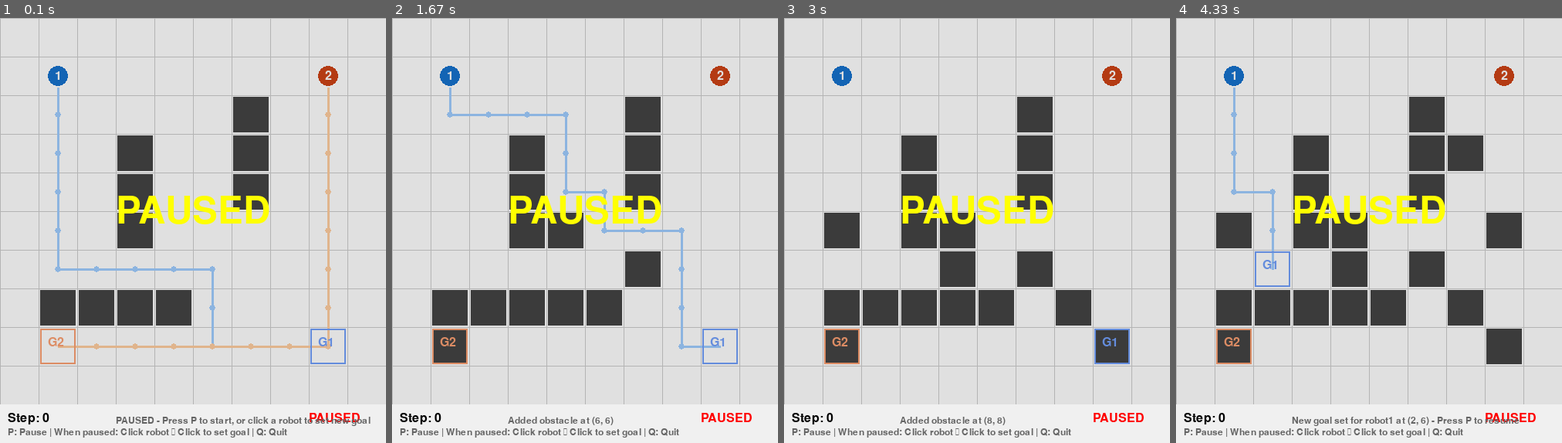
Above: before the commit, frames 1-4 (left to right).
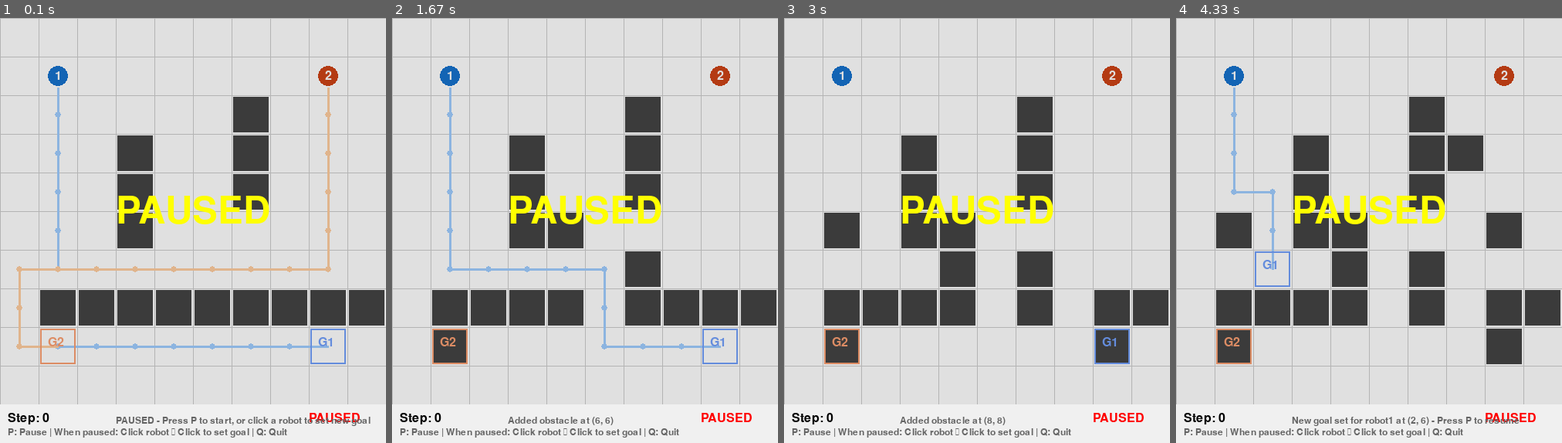
Above: after the commit, the same moments.

Repository: jzender12/multi-robot-d-star-lite
Game: pygame game, started from main.py
Same seed, same stepped clock (60 frames per second), same inputs: the game is played once before the commit and once after it.
Inputs (mouse positions are in pixels of both pictures, inside the frame that each line leads up to):
- Up to frame 1 (0.1 s): no input
- Up to frame 2 (1.67 s): click (569, 247) at 0.38 s; click (623, 324) at 0.72 s; click (465, 328) at 1.05 s; click (631, 268) at 1.38 s
- Up to frame 3 (3 s): click (838, 217) at 1.72 s; click (977, 281) at 2.05 s; click (1077, 298) at 2.38 s; click (1112, 341) at 2.72 s
- Up to frame 4 (4.33 s): click (1488, 222) at 3.05 s; click (1450, 154) at 3.38 s; click (1253, 90) at 3.72 s; click (1260, 277) at 4.05 s

The runs differ from the first frame. In frame 1, 5.1% of the frame differs, in the area x 4-100%, y 58-78%; in frame 2, 5.2%, in the area x 14-100%, y 22-78%; in frame 3, 3.8%; in frame 4, 3.8%.

Commit message:
Add complete replan logic for no_path_exists case to escape local minima
- When D* Lite returns no_path_exists, reinitialize planner and try again
- Helps escape local minima that can occur with incremental replanning
- Only applies to no_path_exists case, not other failure modes
- Adds diagnostic logging to track when replanning helps

Diff:
--- a/main.py
+++ b/main.py
@@ -22,12 +22,18 @@
     print("Initializing 10x10 grid world...")
     world = GridWorld(10, 10)
 
-    # Add some initial obstacles to make it interesting
-    # Create a small maze-like environment
+    # Add obstacles based on the specified configuration
+    # Based on the grid:
+    # Row 2 (y=2): obstacle at column 6 (x=6)
+    # Row 3-4 (y=3,4): obstacles at column 3 and 6
+    # Row 5 (y=5): obstacle at column 3
+    # Row 7 (y=7): full horizontal wall from column 1-9
     obstacles = [
-        (3, 3), (3, 4), (3, 5),  # Vertical wall
-        (6, 2), (6, 3), (6, 4),  # Another vertical wall
-        (1, 7), (2, 7), (3, 7), (4, 7),  # Horizontal wall
+        # Vertical walls
+        (6, 2), (6, 3), (6, 4),  # Right vertical wall
+        (3, 3), (3, 4), (3, 5),  # Left vertical wall
+        # Horizontal wall at row 7 (complete line)
+        (1, 7), (2, 7), (3, 7), (4, 7), (5, 7), (6, 7), (7, 7), (8, 7), (9, 7),
     ]
 
     for x, y in obstacles:
@@ -37,11 +43,11 @@
     print("Initializing multi-agent coordinator...")
     coordinator = MultiAgentCoordinator(world)
 
-    # Add two robots with different start/goal positions
-    # Robot 1: Top-left to bottom-right
+    # Add two robots with the specified positions from the grid
+    # Robot 1: Start at (1, 1) marked as "1", Goal at (8, 8) marked as "A"
     coordinator.add_robot("robot1", start=(1, 1), goal=(8, 8))
 
-    # Robot 2: Top-right to bottom-left
+    # Robot 2: Start at (8, 1) marked as "2", Goal at (1, 8) marked as "B"
     coordinator.add_robot("robot2", start=(8, 1), goal=(1, 8))
 
     # Initial path computation
--- a/multi_robot_d_star_lite/__main__.py
+++ b/multi_robot_d_star_lite/__main__.py
@@ -23,12 +23,18 @@
     print("Initializing 10x10 grid world...")
     world = GridWorld(10, 10)
 
-    # Add some initial obstacles to make it interesting
-    # Create a small maze-like environment
+    # Add obstacles based on the specified configuration
+    # Based on the grid:
+    # Row 2 (y=2): obstacle at column 6 (x=6)
+    # Row 3-4 (y=3,4): obstacles at column 3 and 6
+    # Row 5 (y=5): obstacle at column 3
+    # Row 7 (y=7): full horizontal wall from column 1-9
     obstacles = [
-        (3, 3), (3, 4), (3, 5),  # Vertical wall
-        (6, 2), (6, 3), (6, 4),  # Another vertical wall
-        (1, 7), (2, 7), (3, 7), (4, 7),  # Horizontal wall
+        # Vertical walls
+        (6, 2), (6, 3), (6, 4),  # Right vertical wall
+        (3, 3), (3, 4), (3, 5),  # Left vertical wall
+        # Horizontal wall at row 7 (complete line)
+        (1, 7), (2, 7), (3, 7), (4, 7), (5, 7), (6, 7), (7, 7), (8, 7), (9, 7),
     ]
 
     for x, y in obstacles:
@@ -38,11 +44,11 @@
     print("Initializing multi-agent coordinator...")
     coordinator = MultiAgentCoordinator(world)
 
-    # Add two robots with different start/goal positions
-    # Robot 1: Top-left to bottom-right
+    # Add two robots with the specified positions from the grid
+    # Robot 1: Start at (1, 1) marked as "1", Goal at (8, 8) marked as "A"
     coordinator.add_robot("robot1", start=(1, 1), goal=(8, 8))
 
-    # Robot 2: Top-right to bottom-left
+    # Robot 2: Start at (8, 1) marked as "2", Goal at (1, 8) marked as "B"
     coordinator.add_robot("robot2", start=(8, 1), goal=(1, 8))
 
     # Initial path computation
--- a/multi_robot_d_star_lite/coordinator.py
+++ b/multi_robot_d_star_lite/coordinator.py
@@ -133,6 +133,21 @@
 
             # Recompute path
             success, reason = planner.compute_shortest_path()
+
+            # If no_path_exists, try a complete replan from scratch to escape local minima
+            if not success and reason == "no_path_exists (goal unreachable)":
+                print(f"Robot {robot_id}: no path found, attempting complete replan...")
+                # Reinitialize the planner completely
+                current_pos = self.current_positions[robot_id]
+                goal = self.goals[robot_id]
+                planner.initialize(current_pos, goal)
+                # Try again with fresh state
+                success, reason = planner.compute_shortest_path()
+                if success:
+                    print(f"Robot {robot_id}: Complete replan successful!")
+                else:
+                    print(f"Robot {robot_id}: Complete replan also failed - {reason}")
+
             if success:
                 new_path = planner.get_path()
                 if new_path:
